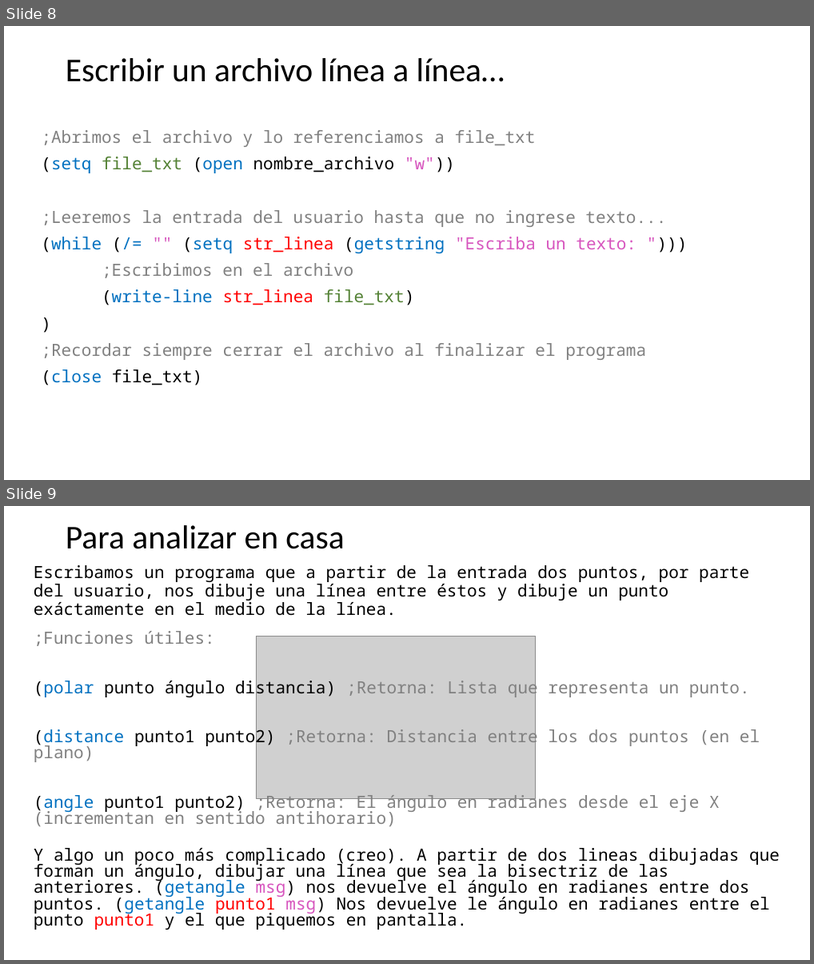
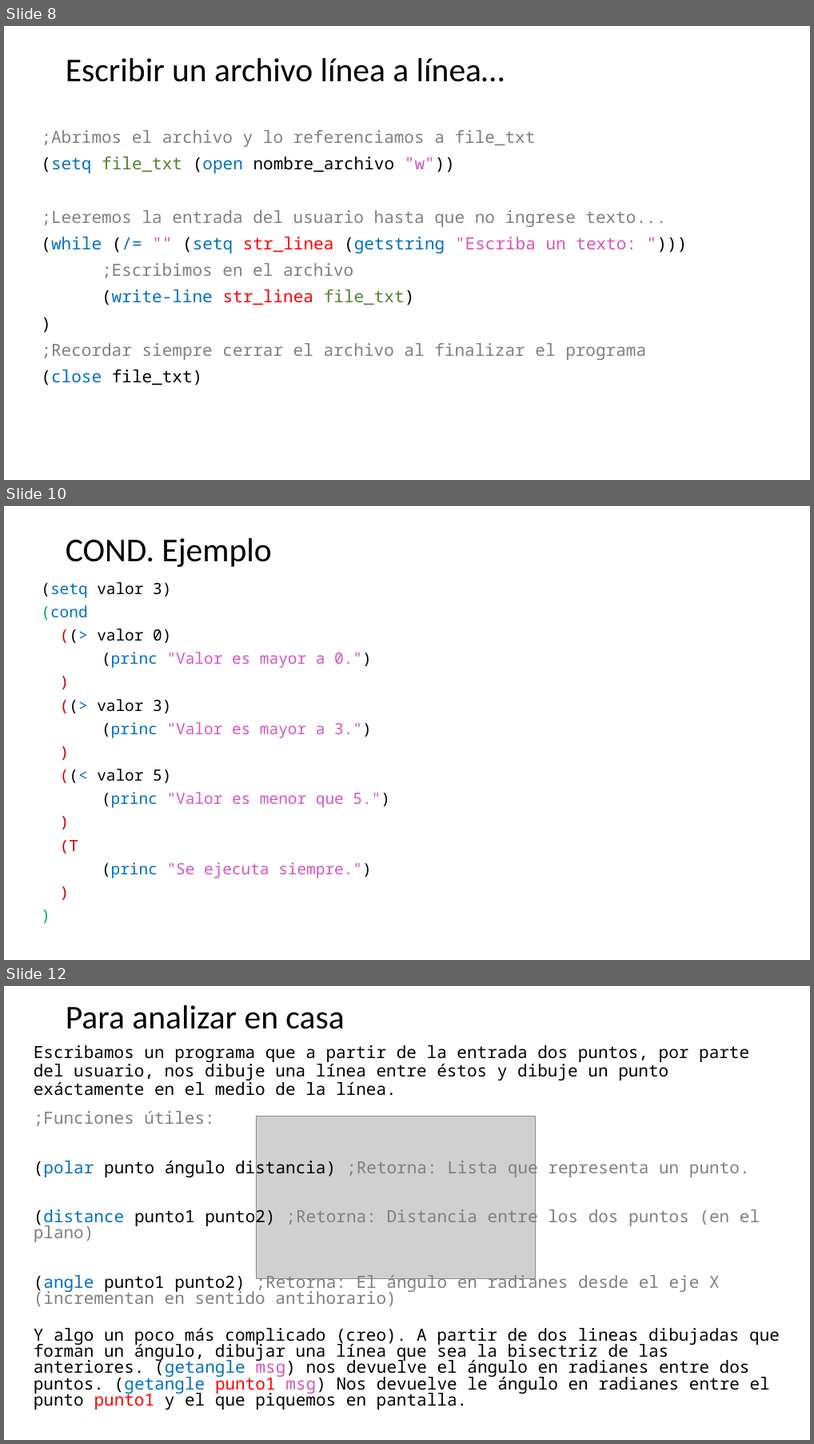
Before and after one commit to diegomcas/curso_autolisp, a slide deck: Curso de Autolisp_Clase05.pptx. Shown one above the other, each under a label of ours: slides 8 and 9 before the commit, slides 8, 10 and 12 after it; the slides between them are not shown. The pictures are 814x964 and 814x1444 pixels, drawn with LibreOffice and Linux fonts; fonts in the diff are those of the drawing; grey boxes stand for pictures. Boxes give left, top, right and bottom in pixels: in the first picture for what was removed or moved away, otherwise in the second. Text is boxed around its words. In the diff, an @@ line names an element or a change of style, - is before the commit and + after.

```diff
--- a/Curso de Autolisp_Clase05.pptx
+++ b/Curso de Autolisp_Clase05.pptx
@@ slide 10 added at bbox=[4, 506, 810, 960], background #FFFFFF @@
@@ title added at bbox=[66, 538, 271, 567], 39.6 pt, text #000000 @@
+COND. Ejemplo
@@ text added at bbox=[41, 582, 390, 878], 18.5 pt, text #D755BE @@
+(setq valor 3)
+(cond
+((> valor 0)
+(princ "Valor es mayor a 0.")
+)
+((> valor 3)
+(princ "Valor es mayor a 3.")
+)
+((< valor 5)
+(princ "Valor es menor que 5.")
+)
+(T
+(princ "Se ejecuta siempre.")
+)
+)
@@ what was slide 9 is now slide 12 @@
```
Also in this commit, not shown: 2 other slides added.
